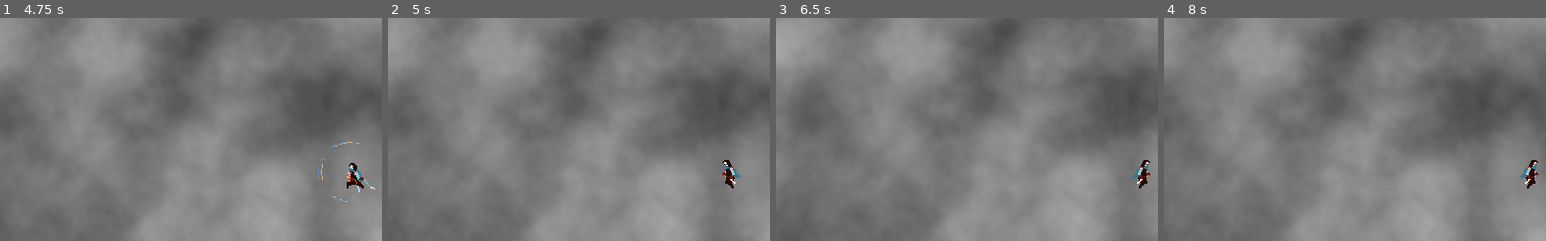
Above: before the commit, frames 1-4 (left to right).
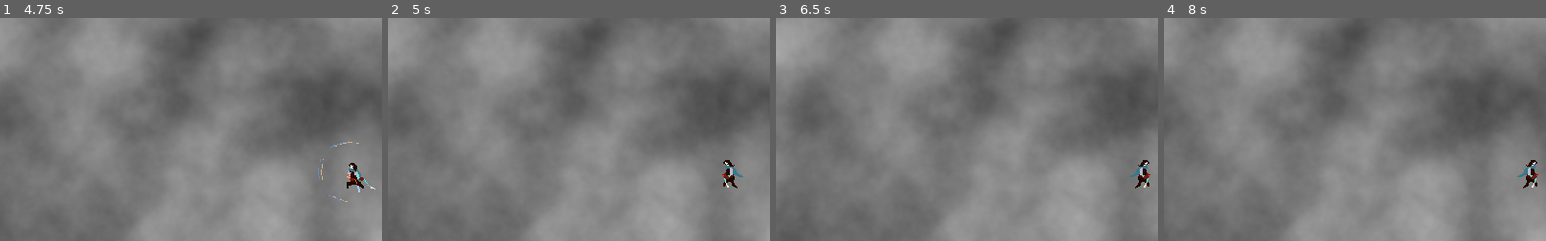
Above: after the commit, the same moments.

Repository: rafaeldelboni/godot-hack-and-slash
Game: Godot game, scene res://levels/test.tscn
The game is run twice, just before and just after one commit, with the same random seed, the same clock (stepped at 60 frames per second) and the same inputs. The project has no main scene, so this scene is started directly.
Inputs:
- Up to frame 1 (4.75 s): hold Right (ui_right) 0.53-1.28 s; tap J (attack) every 0.75 s from 0.6 to 4.35 s; hold Down (ui_down) 1.28-2.03 s; hold Right (ui_right) 2.03-2.78 s; hold Up (ui_up) 2.78-3.53 s; hold Left (ui_left) from 3.53 s (still down)
- Up to frame 2 (5 s): keep holding Left (ui_left)
- Up to frame 3 (6.5 s): release Left (ui_left) at 5.03 s; hold Down (ui_down) 5.03-5.78 s; tap J (attack) at 5.1, 5.85 s; hold Right (ui_right) from 5.78 s (still down)
- Up to frame 4 (8 s): release Right (ui_right) at 6.53 s; hold Up (ui_up) 6.53-7.28 s; tap J (attack) at 6.6, 7.35 s; hold Right (ui_right) from 7.28 s (still down)
The pictures show only the part of the screen within x 4-54%, y 14-64%; the shares and areas given below are measured in that part.

Frame 1 is identical in both runs. In frame 2, 0.2% of the frame differs, in the area x 87-93%, y 63-77%; in frame 3, 0.2%; in frame 4, 0.2%.

Commit message:
fix: Same anim lenght for all 2 attacks

Diff:
--- a/godot-hack-and-slash/player/Player.tscn
+++ b/godot-hack-and-slash/player/Player.tscn
@@ -442,20 +442,20 @@
 } ]
 }
 
-[sub_resource type="Animation" id=71]
+[sub_resource type="Animation" id=11]
 resource_name = "attack-2-left-down"
-length = 0.3
-tracks/0/type = "value"
-tracks/0/path = NodePath(".:frame")
-tracks/0/interp = 1
-tracks/0/loop_wrap = true
-tracks/0/imported = false
-tracks/0/enabled = true
-tracks/0/keys = {
-"times": PoolRealArray( 0, 0.1, 0.2 ),
-"transitions": PoolRealArray( 1, 1, 1 ),
-"update": 1,
-"values": [ 96, 97, 98 ]
+length = 0.4
+tracks/0/type = "value"
+tracks/0/path = NodePath(".:frame")
+tracks/0/interp = 1
+tracks/0/loop_wrap = true
+tracks/0/imported = false
+tracks/0/enabled = true
+tracks/0/keys = {
+"times": PoolRealArray( 0, 0.1, 0.2, 0.3 ),
+"transitions": PoolRealArray( 1, 1, 1, 1 ),
+"update": 1,
+"values": [ 96, 97, 97, 98 ]
 }
 tracks/1/type = "value"
 tracks/1/path = NodePath(".:flip_h")
@@ -476,28 +476,28 @@
 tracks/2/imported = false
 tracks/2/enabled = true
 tracks/2/keys = {
-"times": PoolRealArray( 0.3 ),
-"transitions": PoolRealArray( 1 ),
-"values": [ {
-"args": [ "finish" ],
-"method": "attack_animation_state"
-} ]
-}
-
-[sub_resource type="Animation" id=72]
+"times": PoolRealArray( 0.4 ),
+"transitions": PoolRealArray( 1 ),
+"values": [ {
+"args": [ "finish" ],
+"method": "attack_animation_state"
+} ]
+}
+
+[sub_resource type="Animation" id=12]
 resource_name = "attack-2-left-up"
-length = 0.3
-tracks/0/type = "value"
-tracks/0/path = NodePath(".:frame")
-tracks/0/interp = 1
-tracks/0/loop_wrap = true
-tracks/0/imported = false
-tracks/0/enabled = true
-tracks/0/keys = {
-"times": PoolRealArray( 0, 0.1, 0.2 ),
-"transitions": PoolRealArray( 1, 1, 1 ),
-"update": 1,
-"values": [ 109, 110, 111 ]
+length = 0.4
+tracks/0/type = "value"
+tracks/0/path = NodePath(".:frame")
+tracks/0/interp = 1
+tracks/0/loop_wrap = true
+tracks/0/imported = false
+tracks/0/enabled = true
+tracks/0/keys = {
+"times": PoolRealArray( 0, 0.1, 0.2, 0.3 ),
+"transitions": PoolRealArray( 1, 1, 1, 1 ),
+"update": 1,
+"values": [ 109, 110, 110, 111 ]
 }
 tracks/1/type = "value"
 tracks/1/path = NodePath(".:flip_h")
@@ -518,15 +518,15 @@
 tracks/2/imported = false
 tracks/2/enabled = true
 tracks/2/keys = {
-"times": PoolRealArray( 0.3 ),
-"transitions": PoolRealArray( 1 ),
-"values": [ {
-"args": [ "finish" ],
-"method": "attack_animation_state"
-} ]
-}
-
-[sub_resource type="Animation" id=73]
+"times": PoolRealArray( 0.4 ),
+"transitions": PoolRealArray( 1 ),
+"values": [ {
+"args": [ "finish" ],
+"method": "attack_animation_state"
+} ]
+}
+
+[sub_resource type="Animation" id=13]
 resource_name = "attack-2-right"
 length = 0.4
 tracks/0/type = "value"
@@ -568,91 +568,91 @@
 } ]
 }
 
-[sub_resource type="Animation" id=74]
+[sub_resource type="Animation" id=14]
 resource_name = "attack-2-right-down"
-length = 0.3
-tracks/0/type = "value"
-tracks/0/path = NodePath(".:frame")
-tracks/0/interp = 1
-tracks/0/loop_wrap = true
-tracks/0/imported = false
-tracks/0/enabled = true
-tracks/0/keys = {
-"times": PoolRealArray( 0, 0.1, 0.2 ),
-"transitions": PoolRealArray( 1, 1, 1 ),
-"update": 1,
-"values": [ 96, 97, 98 ]
-}
-tracks/1/type = "value"
-tracks/1/path = NodePath(".:flip_h")
-tracks/1/interp = 1
-tracks/1/loop_wrap = true
-tracks/1/imported = false
-tracks/1/enabled = true
-tracks/1/keys = {
-"times": PoolRealArray( 0 ),
-"transitions": PoolRealArray( 1 ),
-"update": 1,
-"values": [ false ]
-}
-tracks/2/type = "method"
-tracks/2/path = NodePath("..")
-tracks/2/interp = 1
-tracks/2/loop_wrap = true
-tracks/2/imported = false
-tracks/2/enabled = true
-tracks/2/keys = {
-"times": PoolRealArray( 0.3 ),
-"transitions": PoolRealArray( 1 ),
-"values": [ {
-"args": [ "finish" ],
-"method": "attack_animation_state"
-} ]
-}
-
-[sub_resource type="Animation" id=75]
+length = 0.4
+tracks/0/type = "value"
+tracks/0/path = NodePath(".:frame")
+tracks/0/interp = 1
+tracks/0/loop_wrap = true
+tracks/0/imported = false
+tracks/0/enabled = true
+tracks/0/keys = {
+"times": PoolRealArray( 0, 0.1, 0.2, 0.3 ),
+"transitions": PoolRealArray( 1, 1, 1, 1 ),
+"update": 1,
+"values": [ 96, 97, 97, 98 ]
+}
+tracks/1/type = "value"
+tracks/1/path = NodePath(".:flip_h")
+tracks/1/interp = 1
+tracks/1/loop_wrap = true
+tracks/1/imported = false
+tracks/1/enabled = true
+tracks/1/keys = {
+"times": PoolRealArray( 0 ),
+"transitions": PoolRealArray( 1 ),
+"update": 1,
+"values": [ false ]
+}
+tracks/2/type = "method"
+tracks/2/path = NodePath("..")
+tracks/2/interp = 1
+tracks/2/loop_wrap = true
+tracks/2/imported = false
+tracks/2/enabled = true
+tracks/2/keys = {
+"times": PoolRealArray( 0.4 ),
+"transitions": PoolRealArray( 1 ),
+"values": [ {
+"args": [ "finish" ],
+"method": "attack_animation_state"
+} ]
+}
+
+[sub_resource type="Animation" id=15]
 resource_name = "attack-2-right-up"
-length = 0.3
-tracks/0/type = "value"
-tracks/0/path = NodePath(".:frame")
-tracks/0/interp = 1
-tracks/0/loop_wrap = true
-tracks/0/imported = false
-tracks/0/enabled = true
-tracks/0/keys = {
-"times": PoolRealArray( 0, 0.1, 0.2 ),
-"transitions": PoolRealArray( 1, 1, 1 ),
-"update": 1,
-"values": [ 109, 110, 111 ]
-}
-tracks/1/type = "value"
-tracks/1/path = NodePath(".:flip_h")
-tracks/1/interp = 1
-tracks/1/loop_wrap = true
-tracks/1/imported = false
-tracks/1/enabled = true
-tracks/1/keys = {
-"times": PoolRealArray( 0 ),
-"transitions": PoolRealArray( 1 ),
-"update": 1,
-"values": [ false ]
-}
-tracks/2/type = "method"
-tracks/2/path = NodePath("..")
-tracks/2/interp = 1
-tracks/2/loop_wrap = true
-tracks/2/imported = false
-tracks/2/enabled = true
-tracks/2/keys = {
-"times": PoolRealArray( 0.3 ),
-"transitions": PoolRealArray( 1 ),
-"values": [ {
-"args": [ "finish" ],
-"method": "attack_animation_state"
-} ]
-}
-
-[sub_resource type="Animation" id=76]
+length = 0.4
+tracks/0/type = "value"
+tracks/0/path = NodePath(".:frame")
+tracks/0/interp = 1
+tracks/0/loop_wrap = true
+tracks/0/imported = false
+tracks/0/enabled = true
+tracks/0/keys = {
+"times": PoolRealArray( 0, 0.1, 0.2, 0.3 ),
+"transitions": PoolRealArray( 1, 1, 1, 1 ),
+"update": 1,
+"values": [ 109, 110, 110, 111 ]
+}
+tracks/1/type = "value"
+tracks/1/path = NodePath(".:flip_h")
+tracks/1/interp = 1
+tracks/1/loop_wrap = true
+tracks/1/imported = false
+tracks/1/enabled = true
+tracks/1/keys = {
+"times": PoolRealArray( 0 ),
+"transitions": PoolRealArray( 1 ),
+"update": 1,
+"values": [ false ]
+}
+tracks/2/type = "method"
+tracks/2/path = NodePath("..")
+tracks/2/interp = 1
+tracks/2/loop_wrap = true
+tracks/2/imported = false
+tracks/2/enabled = true
+tracks/2/keys = {
+"times": PoolRealArray( 0.4 ),
+"transitions": PoolRealArray( 1 ),
+"values": [ {
+"args": [ "finish" ],
+"method": "attack_animation_state"
+} ]
+}
+
+[sub_resource type="Animation" id=16]
 resource_name = "attack-2-up"
 length = 0.4
 tracks/0/type = "value"
@@ -1109,20 +1109,20 @@
 
 [sub_resource type="AnimationNodeStateMachine" id=60]
 states/attack-1/node = SubResource( 34 )
-states/attack-1/position = Vector2( 624, 435 )
+states/attack-1/position = Vector2( 791, 424 )
 states/attack-2/node = SubResource( 43 )
 states/attack-2/position = Vector2( 624, 561 )
 states/idle/node = SubResource( 48 )
 states/idle/position = Vector2( 624, 307 )
 states/run/node = SubResource( 53 )
 states/run/position = Vector2( 826, 307 )
-transitions = [ "idle", "run", SubResource( 54 ), "run", "idle", SubResource( 55 ), "idle", "attack-1", SubResource( 56 ), "attack-1", "idle", SubResource( 57 ), "attack-1", "attack-2", SubResource( 58 ), "attack-2", "attack-1", SubResource( 59 ) ]
+transitions = [ "idle", "run", SubResource( 54 ), "run", "idle", SubResource( 55 ), "idle", "attack-1", SubResource( 56 ), "attack-1", "idle", SubResource( 57 ), "attack-1", "attack-2", SubResource( 58 ), "attack-2", "idle", SubResource( 59 ) ]
 start_node = "idle"
 graph_offset = Vector2( 351, 240 )
 
-[sub_resource type="AnimationNodeStateMachinePlayback" id=86]
-
-[sub_resource type="RectangleShape2D" id=87]
+[sub_resource type="AnimationNodeStateMachinePlayback" id=61]
+
+[sub_resource type="RectangleShape2D" id=62]
 
 [node name="Player" type="KinematicBody2D"]
 script = ExtResource( 2 )
@@ -1131,40 +1131,40 @@
 texture = ExtResource( 1 )
 vframes = 13
 hframes = 10
-frame = 73
+frame = 83
 
 [node name="AnimationPlayer" type="AnimationPlayer" parent="Sprite"]
-anims/attack-1-down = SubResource( 61 )
-anims/attack-1-left = SubResource( 62 )
-anims/attack-1-left-down = SubResource( 63 )
-anims/attack-1-left-up = SubResource( 64 )
-anims/attack-1-right = SubResource( 65 )
-anims/attack-1-right-down = SubResource( 66 )
-anims/attack-1-right-up = SubResource( 67 )
-anims/attack-1-up = SubResource( 68 )
-anims/attack-2-down = SubResource( 69 )
-anims/attack-2-left = SubResource( 70 )
-anims/attack-2-left-down = SubResource( 71 )
-anims/attack-2-left-up = SubResource( 72 )
-anims/attack-2-right = SubResource( 73 )
-anims/attack-2-right-down = SubResource( 74 )
-anims/attack-2-right-up = SubResource( 75 )
-anims/attack-2-up = SubResource( 76 )
-anims/death = SubResource( 77 )
-anims/idle-down = SubResource( 78 )
-anims/idle-left = SubResource( 79 )
-anims/idle-right = SubResource( 80 )
-anims/idle-up = SubResource( 81 )
-anims/run-down = SubResource( 82 )
-anims/run-left = SubResource( 83 )
-anims/run-right = SubResource( 84 )
-anims/run-up = SubResource( 85 )
+anims/attack-1-down = SubResource( 1 )
+anims/attack-1-left = SubResource( 2 )
+anims/attack-1-left-down = SubResource( 3 )
+anims/attack-1-left-up = SubResource( 4 )
+anims/attack-1-right = SubResource( 5 )
+anims/attack-1-right-down = SubResource( 6 )
+anims/attack-1-right-up = SubResource( 7 )
+anims/attack-1-up = SubResource( 8 )
+anims/attack-2-down = SubResource( 9 )
+anims/attack-2-left = SubResource( 10 )
+anims/attack-2-left-down = SubResource( 11 )
+anims/attack-2-left-up = SubResource( 12 )
+anims/attack-2-right = SubResource( 13 )
+anims/attack-2-right-down = SubResource( 14 )
+anims/attack-2-right-up = SubResource( 15 )
+anims/attack-2-up = SubResource( 16 )
+anims/death = SubResource( 17 )
+anims/idle-down = SubResource( 18 )
+anims/idle-left = SubResource( 19 )
+anims/idle-right = SubResource( 20 )
+anims/idle-up = SubResource( 21 )
+anims/run-down = SubResource( 22 )
+anims/run-left = SubResource( 23 )
+anims/run-right = SubResource( 24 )
+anims/run-up = SubResource( 25 )
 
 [node name="AnimationTree" type="AnimationTree" parent="Sprite/AnimationPlayer"]
 tree_root = SubResource( 60 )
 anim_player = NodePath("..")
-parameters/playback = SubResource( 86 )
-parameters/attack-1/blend_position = Vector2( -0.668603, -0.128571 )
+parameters/playback = SubResource( 61 )
+parameters/attack-1/blend_position = Vector2( -0.363366, 0.377419 )
 parameters/attack-2/blend_position = Vector2( -0.686314, 0.15 )
 parameters/idle/blend_position = Vector2( 0.00747561, 0.207143 )
 parameters/run/blend_position = Vector2( 0.00287521, 0.989286 )
Not shown: 20 places in godot-hack-and-slash/player/Player.tscn that only renumber resources
